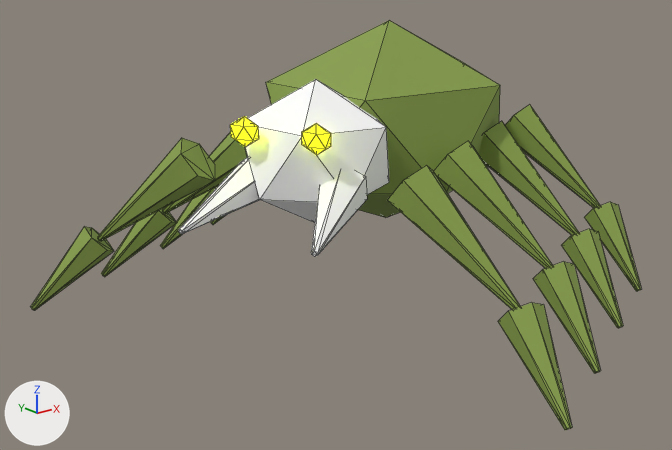
Before and after pictures for a commit that changed the glTF model GameData/Visuals/DemonFighter/spider.glb.
Both versions are drawn from a 50 mm lens placed at (-0.21, -3.7, 1.99), pointed at (2.63, -0.15, 0.57). Lighting does not change. The marker at lower left points along +X, +Y and +Z. The first picture is the older version. Mesh edges are drawn as thin lines. Where no turn or scale is listed for an object, it has been applied to the vertices.

The older version as bpy lines, for what is in view:
```python
ob_carapace = bpy.data.objects.new('Carapace', me_icosphere_079)
ob_carapace.location = (3.181, 0.085, 1.0)
ob_foot = bpy.data.objects.new('Foot', me_cone_121)
ob_foot.location = (1.516, 0.674, 0.325)
ob_foot_001 = bpy.data.objects.new('Foot.001', me_cone_123)
ob_foot_001.location = (2.562, -1.57, 0.325)
ob_foot_003 = bpy.data.objects.new('Foot.003', me_cone_127)
ob_foot_003.location = (3.061, -1.337, 0.325)
ob_leg_002 = bpy.data.objects.new('Leg.002', me_cone_120)
ob_leg_002.location = (1.849, 0.374, 0.725)
ob_leg_003 = bpy.data.objects.new('Leg.003', me_cone_122)
ob_leg_003.location = (2.547, -1.122, 0.725)
ob_leg_005 = bpy.data.objects.new('Leg.005', me_cone_126)
ob_leg_005.location = (3.045, -0.889, 0.725)
ob_leg_007 = bpy.data.objects.new('Leg.007', me_cone_130)
ob_leg_007.location = (3.544, -0.657, 0.725)
ob_leg_009 = bpy.data.objects.new('Leg.009', me_cone_134)
ob_leg_009.location = (4.042, -0.424, 0.725)
# also in view: 'Leg.004' at (2.4, 0.56, 0.77); 'Mandible' at (1.95, -0.15, 0.88); 'Foot.002' at (2.04, 0.87, 0.36); 'Foot.004' at (2.54, 1.1, 0.36); 'Foot.005' at (3.6, -1.08, 0.36)
```
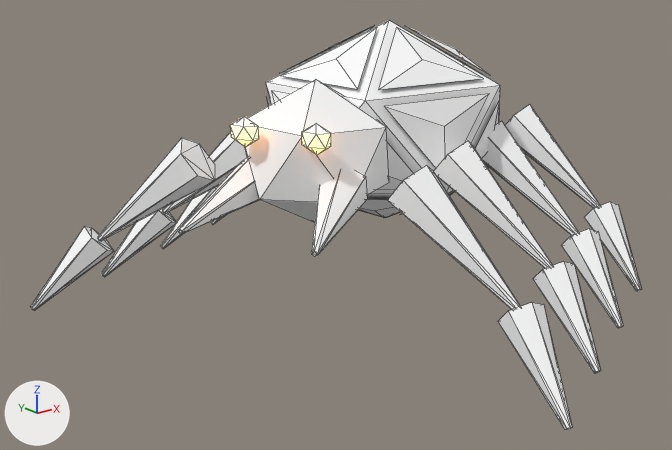
Where the change shows, as pixel boxes [x1, y1, x2, y2] in the pictures (672 x 450 px):
'Carapace', recoloured, surface changed (green to white)
    both: [266, 20, 500, 218]
'Layered Carapace', added
    after: [266, 26, 500, 218]
'Leg.003', recoloured, surface changed (green to white)
    both: [387, 165, 521, 310]
'Leg.002', recoloured, surface changed (green to white)
    both: [97, 138, 215, 241]
'Leg.005', recoloured, surface changed (green to white)
    both: [433, 141, 553, 268]
'Foot.001', recoloured, surface changed (green to white)
    both: [498, 303, 572, 430]
'Leg.007', recoloured, surface changed (green to white)
    both: [483, 121, 579, 235]
'Foot.003', recoloured, surface changed (green to white)
    both: [533, 262, 600, 373]
'Leg.009', recoloured, surface changed (green to white)
    both: [505, 105, 600, 208]
'Foot.005', recoloured, surface changed (green to white)
    both: [561, 229, 623, 328]
'Foot', recoloured, surface changed (green to white)
    both: [31, 227, 114, 310]
'Foot.007', recoloured, surface changed (green to white)
    both: [584, 202, 641, 291]
'Foot.002', recoloured, surface changed (green to white)
    both: [101, 209, 177, 277]
'Leg.004', recoloured, surface changed (green to white)
    both: [162, 132, 247, 213]
'Eye.003', recoloured (lighter)
    both: [302, 123, 331, 155]
'Foot.004', recoloured, surface changed (green to white)
    both: [160, 187, 217, 249]
'Eye.002', recoloured (lighter)
    both: [230, 116, 259, 147]
'Foot.006', recoloured, surface changed
    both: [211, 215, 226, 225]

The change, as a diff of the scene's bpy script:
```diff
--- a/GameData/Visuals/DemonFighter/spider.glb.py
+++ b/GameData/Visuals/DemonFighter/spider.glb.py
@@ mat_forest_venom @@
 mat_forest_venom = principled_material('Forest venom')
-mat_forest_venom.base_color = (0.24, 0.34, 0.065)  # green #869e48
-mat_forest_venom.roughness = 0.8
+mat_forest_venom.base_color = (1.0, 1.0, 1.0)  # white #ffffff
+mat_forest_venom.roughness = 0.88
@@ mat_sulfur_fire @@
 mat_sulfur_fire = principled_material('Sulfur fire')
-mat_sulfur_fire.base_color = (0.8, 1.0, 0.005)  # yellow #e7ff10
+mat_sulfur_fire.base_color = (1.0, 1.0, 1.0)  # white #ffffff
 mat_sulfur_fire.roughness = 0.8
-mat_sulfur_fire.emission_color = (0.8, 1.0, 0.005)  # yellow #e7ff10
+mat_sulfur_fire.emission_color = (1.0, 0.37, 0.045)  # orange #ffa43c
 mat_sulfur_fire.emission_strength = 3.0
@@ me_layered_carapace @@
+me_layered_carapace.from_pydata(...)  # 80 vertices, 60 faces; spans x 2.448..3.915, y -0.563..0.732, z 0.479..1.521
+me_layered_carapace.materials.append(mat_forest_venom)  # white #ffffff
@@ ob_layered_carapace @@
+ob_layered_carapace = bpy.data.objects.new('Layered Carapace', me_layered_carapace)
+ob_layered_carapace.location = (0.0, 0.0, 0.0)
```
